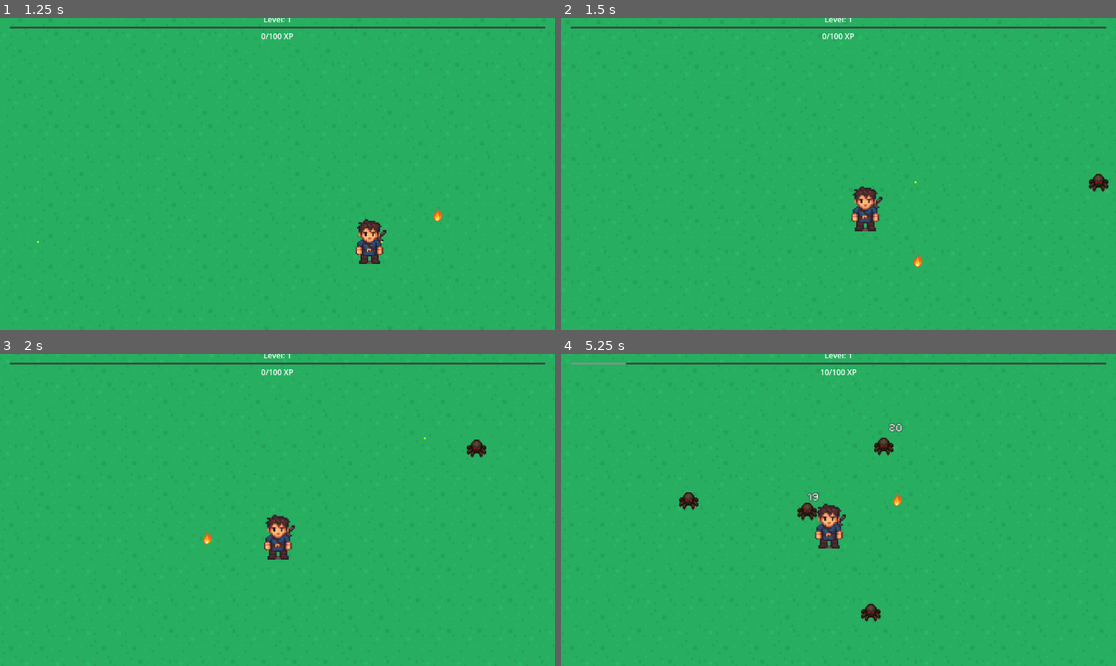
Above: before the commit, frames 1-4 (two rows, left to right).
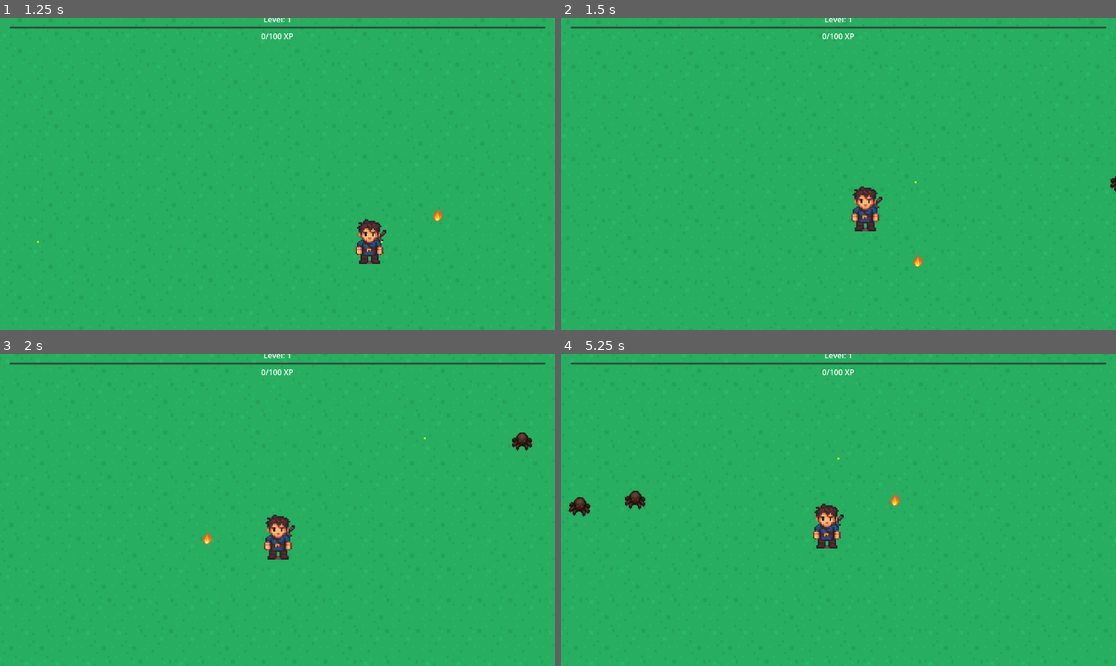
Above: after the commit, the same moments.

Repository: Sephon/PowerupSlayer
Game: Godot game, scene res://scenes/Main.tscn
The game is run twice, just before and just after one commit, with the same random seed, the same clock (stepped at 60 frames per second) and the same inputs.
Inputs:
- Up to frame 1 (1.25 s): tap Enter at 0.5 s; hold D (move_right) from 0.53 s (still down)
- Up to frame 2 (1.5 s): release D (move_right) at 1.28 s; hold S (move_down) from 1.28 s (still down)
- Up to frame 3 (2 s): keep holding S (move_down)
- Up to frame 4 (5.25 s): release S (move_down) at 2.03 s; hold D (move_right) 2.03-2.78 s; hold W (move_up) 2.78-3.53 s; hold A (move_left) 3.53-5.03 s; hold S (move_down) from 5.03 s (still down)

Frame 1 is identical in both runs. In frame 2, 0.2% of the frame differs, in the area x 95-100%, y 49-56%; in frame 3, 0.3%; in frame 4, 1.7%, in the area x 1-62%, y 2-86%.

Commit message:
Slight scaling and rotation to enemies to simulate walking

Diff:
--- a/powerupslayer/scripts/enemy/enemy.gd
+++ b/powerupslayer/scripts/enemy/enemy.gd
@@ -1,6 +1,6 @@
 extends CharacterBody2D
 
-@export var speed := 150.0
+@export var speed := 50.0
 @export var damage := 10.0
 @export var attack_cooldown := 1.0
 @export var max_health := 50.0
@@ -8,13 +8,42 @@
 var target: Node2D
 var can_attack := true
 var health: float
+var sprite: Sprite2D
+var base_scale: Vector2
+var base_rotation: float
+var animation_tween: Tween
 
 func _ready():
 	health = max_health
+	sprite = $Sprite2D
+	base_scale = sprite.scale
+	base_rotation = sprite.rotation
+
+	# Start the breathing animation
+	start_breathing_animation()
+
 	# Register with EnemyManager
 	var enemy_manager = get_node("/root/EnemyManager")
 	if enemy_manager:
 		enemy_manager.register_enemy(self)
+
+func start_breathing_animation():
+	# Create a repeating animation
+	animation_tween = create_tween()
+	animation_tween.set_loops()  # Make it loop forever
+
+	# Randomize the animation parameters slightly for each enemy
+	var scale_variation = randf_range(0.05, 0.15)  # 5-15% scale variation
+	var rotation_variation = randf_range(0.05, 0.15)  # 5-15 degrees rotation
+	var animation_duration = randf_range(0.8, 1.2)  # Slightly random duration
+
+	# Scale up and rotate
+	animation_tween.tween_property(sprite, "scale", base_scale * (1 + scale_variation), animation_duration/2)
+	animation_tween.parallel().tween_property(sprite, "rotation", base_rotation + rotation_variation, animation_duration/2)
+
+	# Scale down and rotate back
+	animation_tween.tween_property(sprite, "scale", base_scale, animation_duration/2)
+	animation_tween.parallel().tween_property(sprite, "rotation", base_rotation, animation_duration/2)
 
 func _physics_process(_delta):
 	if not target:
